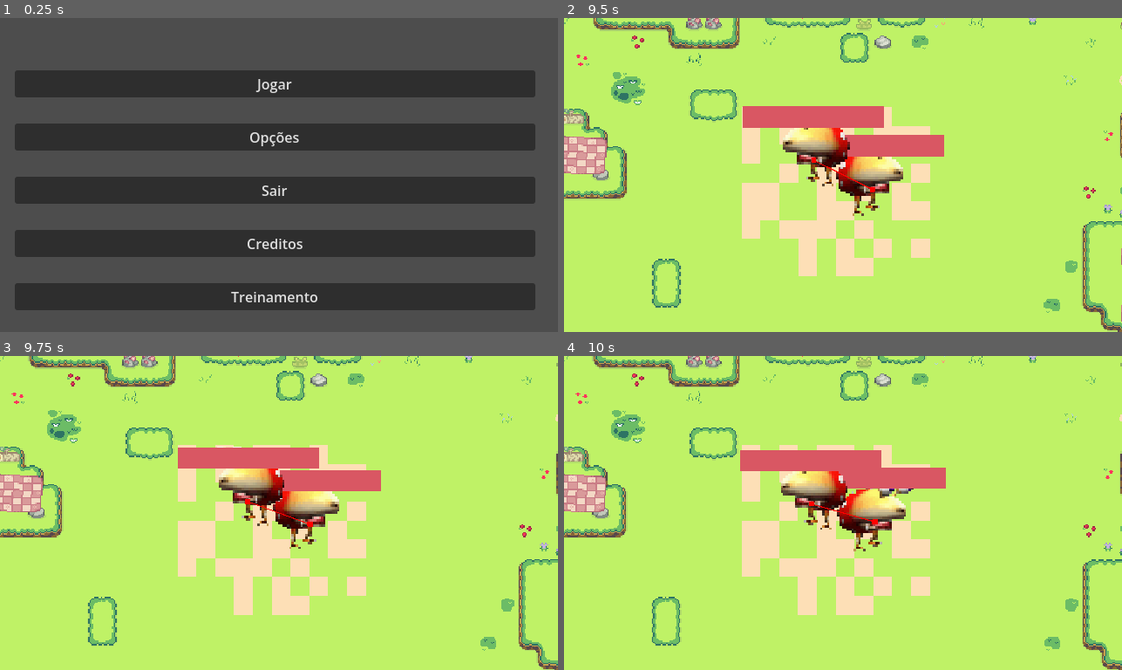
Above: before the commit, frames 1-4 (two rows, left to right).
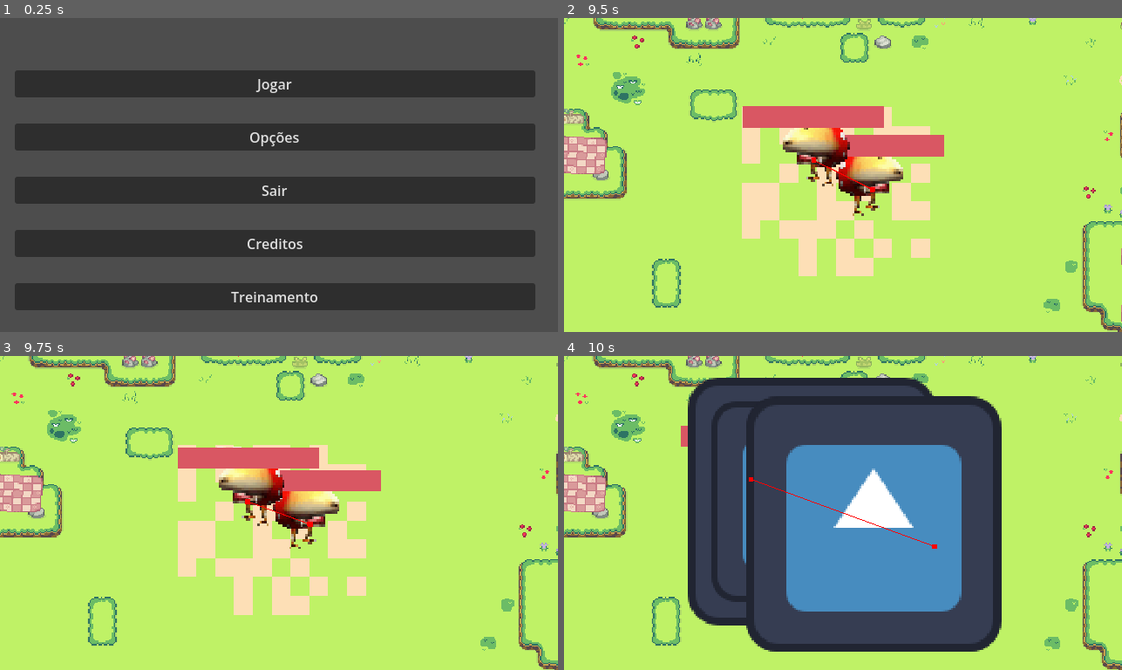
Above: after the commit, the same moments.

Repository: Rorenk/Gladia-Mandin
Game: Godot game, scene res://scenes/main_menu.tscn
The game is run twice, just before and just after one commit, with the same random seed, the same clock (stepped at 60 frames per second) and the same inputs. The engine's default icon, where the game draws it, is replaced by a stand-in: a white triangle on a blue panel in a dark square.
Inputs (mouse positions are in pixels of both pictures, inside the frame that each line leads up to):
- Up to frame 1 (0.25 s): no input
- Up to frame 2 (9.5 s): click "Jogar" at 0.5 s; click "Refresh" at 1.25 s; click "Refresh" at 2 s; click "Refresh" at 2.75 s; move the mouse to (932, 215) at 3.52 s; click (932, 215) at 3.67 s; move the mouse to (1055, 300) at 4.27 s; click (1055, 300) at 4.42 s; move the mouse to (658, 65) at 5.02 s; click (658, 65) at 5.17 s; move the mouse to (815, 237) at 5.77 s; click (815, 237) at 5.92 s; move the mouse to (1010, 222) at 6.52 s; click (1010, 222) at 6.67 s; move the mouse to (675, 127) at 7.27 s; click (675, 127) at 7.42 s; move the mouse to (870, 175) at 8.02 s; click (870, 175) at 8.17 s; move the mouse to (759, 96) at 8.77 s; click (759, 96) at 8.92 s
- Up to frame 3 (9.75 s): move the mouse to (401, 497) at 9.52 s; click (401, 497) at 9.67 s
- Up to frame 4 (10 s): no input

Frames 1-3 are identical in both runs. In frame 4, 47% of the frame differs, in the area x 0-95%, y 0-95%.

Commit message:
Add: Attack particles
As partículas de ataque são criadas na hitbox quando ela acerta o oponente. Tive que fazer uma cena diferente pra cada animação de partícula, então criei a pasta de cenas de partículas dentro da pasta scenes. Não usei a função _spawn_attack_particle() dos ataques, e não sei se seria melhor usar a do attack_resource.gd ou deixar na hitbox.

Diff:
--- a/resources/abilities/attack/projetil.tres
+++ b/resources/abilities/attack/projetil.tres
@@ -1,6 +1,7 @@
 [gd_resource type="Resource" script_class="RangedBaseAttack" format=3 uid="uid://oawb8qqdy00u"]
 
 [ext_resource type="Script" uid="uid://cm7b8hknvil8" path="res://scripts/abilities/attacks/ranged_base_attack.gd" id="1_pba5g"]
+[ext_resource type="PackedScene" uid="uid://dpsbas2pe7mrx" path="res://scenes/particle_scenes/particula_teste.tscn" id="1_t7pkp"]
 [ext_resource type="Texture2D" uid="uid://b0o22ekldfsbj" path="res://assets/sprites/hud/lifebar.png" id="2_t7pkp"]
 
 [sub_resource type="CircleShape2D" id="CircleShape2D_ibkhc"]
@@ -17,5 +18,6 @@
 cooldown = 2.0
 skill_description = "atira"
 skill_icon = ExtResource("2_t7pkp")
+attack_particle = ExtResource("1_t7pkp")
 hitbox_duration = 1.0
 metadata/_custom_type_script = "uid://cm7b8hknvil8"
--- a/resources/abilities/attack/soco.tres
+++ b/resources/abilities/attack/soco.tres
@@ -1,15 +1,15 @@
 [gd_resource type="Resource" script_class="MeleeBaseAttack" format=3 uid="uid://dive66d8lf1on"]
 
+[ext_resource type="PackedScene" uid="uid://jgabp6ks42m6" path="res://scenes/particle_scenes/explosao_2.tscn" id="1_uwe27"]
 [ext_resource type="Script" uid="uid://dgcku7hl1wfxi" path="res://scripts/abilities/attacks/melee_base_attack.gd" id="1_ytex0"]
 [ext_resource type="Texture2D" uid="uid://b5i776hnv57al" path="res://icon.svg" id="2_dxjfd"]
-
-[sub_resource type="PackedScene" id="PackedScene_ytex0"]
 
 [sub_resource type="CircleShape2D" id="CircleShape2D_dxjfd"]
 
 [resource]
 script = ExtResource("1_ytex0")
 damage = 10
+attack_range = 100.0
 knockback_force = 1000.0
 knockback_duration = 0.15
 hitbox_shape = SubResource("CircleShape2D_dxjfd")
@@ -18,4 +18,4 @@
 has_knockback = true
 skill_description = "teste"
 skill_icon = ExtResource("2_dxjfd")
-attack_particle = SubResource("PackedScene_ytex0")
+attack_particle = ExtResource("1_uwe27")
--- /dev/null
+++ b/scenes/attack_particle.tscn
@@ -0,0 +1,16 @@
+[gd_scene format=3 uid="uid://b3xqmbab5bd3a"]
+
+[ext_resource type="Texture2D" uid="uid://b0o22ekldfsbj" path="res://assets/sprites/hud/lifebar.png" id="1_c8ri6"]
+
+[sub_resource type="ParticleProcessMaterial" id="ParticleProcessMaterial_ejq7b"]
+lifetime_randomness = 1.0
+particle_flag_disable_z = true
+gravity = Vector3(0, 98, 0)
+
+[node name="GPUParticles2D" type="GPUParticles2D" unique_id=55222173]
+emitting = false
+texture = ExtResource("1_c8ri6")
+one_shot = true
+process_material = SubResource("ParticleProcessMaterial_ejq7b")
+
+[node name="Node" type="Node" parent="." unique_id=1274656120]
--- /dev/null
+++ b/scenes/particle_scenes/explosao_2.tscn
@@ -0,0 +1,18 @@
+[gd_scene format=3 uid="uid://jgabp6ks42m6"]
+
+[ext_resource type="Texture2D" uid="uid://b5i776hnv57al" path="res://icon.svg" id="1_67jdv"]
+
+[sub_resource type="Curve" id="Curve_ejq7b"]
+_data = [Vector2(0, 1), 0.0, 0.0, 0, 0, Vector2(1, 0), 0.0, 0.0, 0, 0]
+point_count = 2
+
+[node name="Node2D" type="Node2D" unique_id=159164544]
+
+[node name="CPUParticles2D" type="CPUParticles2D" parent="." unique_id=334162049]
+emitting = false
+texture = ExtResource("1_67jdv")
+one_shot = true
+spread = 180.0
+gravity = Vector2(0, 0)
+scale_amount_max = 2.0
+scale_amount_curve = SubResource("Curve_ejq7b")
--- /dev/null
+++ b/scenes/particle_scenes/particula_teste.tscn
@@ -0,0 +1,22 @@
+[gd_scene format=3 uid="uid://dpsbas2pe7mrx"]
+
+[ext_resource type="Texture2D" uid="uid://b0o22ekldfsbj" path="res://assets/sprites/hud/lifebar.png" id="1_t8poa"]
+
+[sub_resource type="Curve" id="Curve_ejq7b"]
+_data = [Vector2(0, 1), 0.0, 0.0, 0, 0, Vector2(1, 0), 0.0, 0.0, 0, 0]
+point_count = 2
+
+[node name="Explosao" type="Node2D" unique_id=75113850]
+
+[node name="CPUParticles2D" type="CPUParticles2D" parent="." unique_id=227574171]
+emitting = false
+amount = 20
+texture = ExtResource("1_t8poa")
+lifetime = 0.5
+explosiveness = 1.0
+spread = 180.0
+gravity = Vector2(0, 0)
+initial_velocity_min = 50.0
+initial_velocity_max = 200.0
+scale_amount_max = 2.0
+scale_amount_curve = SubResource("Curve_ejq7b")
--- a/scripts/abilities/attacks/melee_base_attack.gd
+++ b/scripts/abilities/attacks/melee_base_attack.gd
@@ -18,6 +18,7 @@
 	var direction := (usuario.alvo.global_position - usuario.global_position).normalized()
 
 	var hitbox = HITBOX_SCENE.instantiate()
+	hitbox.hit_particle = attack_particle
 	usuario.get_parent().add_child(hitbox)
 	var offset: float = min(distancia, attack_range)
 	hitbox.global_position = usuario.global_position + direction * offset
@@ -30,5 +31,3 @@
 		hitbox.knockback_duration = knockback_duration
 
 	hitbox.hitbox_config(hitbox_shape, damage, hitbox_duration)
-
-	#_spawn_attack_particle(usuario, alvo)
--- a/scripts/abilities/attacks/ranged_base_attack.gd
+++ b/scripts/abilities/attacks/ranged_base_attack.gd
@@ -18,7 +18,8 @@
 
 	var direction := (usuario.alvo.global_position - usuario.global_position).normalized()
 
-	var hitbox = HITBOX_SCENE.instantiate()
+	var hitbox = HITBOX_SCENE.instantiate() #criar a função process pra fazer a hitbox andar
+	hitbox.hit_particle = attack_particle
 	usuario.get_parent().add_child(hitbox)
 	var offset: float = min(distancia, attack_range)
 	hitbox.global_position = usuario.global_position + direction
@@ -31,6 +32,4 @@
 		hitbox.knockback_force = knockback_force
 		hitbox.knockback_duration = knockback_duration
 
-	hitbox.hitbox_config(hitbox_shape, damage, hitbox_duration) # trocar hitbox_duration por attack_range/speed pra bala ir até o final do range
-
-	#_spawn_attack_particle(usuario, alvo)
+	hitbox.hitbox_config(hitbox_shape, damage, hitbox_duration)
--- a/scripts/scenes/attack_hitbox.gd
+++ b/scripts/scenes/attack_hitbox.gd
@@ -9,6 +9,8 @@
 var knockback_duration := 0.0
 var velocity := Vector2.ZERO
 var destroy_on_hit := true
+#var particula_de_ataque = preload("res://scenes/particula_explosao.tscn")
+var hit_particle : PackedScene
 
 func hitbox_config(shape: Shape2D, dano: int, duration: float) -> void:
 	$AttackHitboxCollision.shape = shape
@@ -23,8 +25,18 @@
 		body.creature_dados.receber_dano(damage)
 		if knockback_force > 0:
 			body.apply_knockback(knockback_direction * knockback_force, knockback_duration)
+		_spawn_attack_particle(global_position)
 		if destroy_on_hit == true:
 			queue_free()
 
 func _process(delta):
 	global_position += velocity * delta
+
+func _spawn_attack_particle(posicao: Vector2):
+	if hit_particle == null: return
+	var efeito: Node = hit_particle.instantiate()
+	get_parent().add_child(efeito)
+	efeito.global_position = posicao
+	var particulas: CPUParticles2D = efeito.get_node("CPUParticles2D")
+	particulas.finished.connect(efeito.queue_free)
+	particulas.emitting = true
